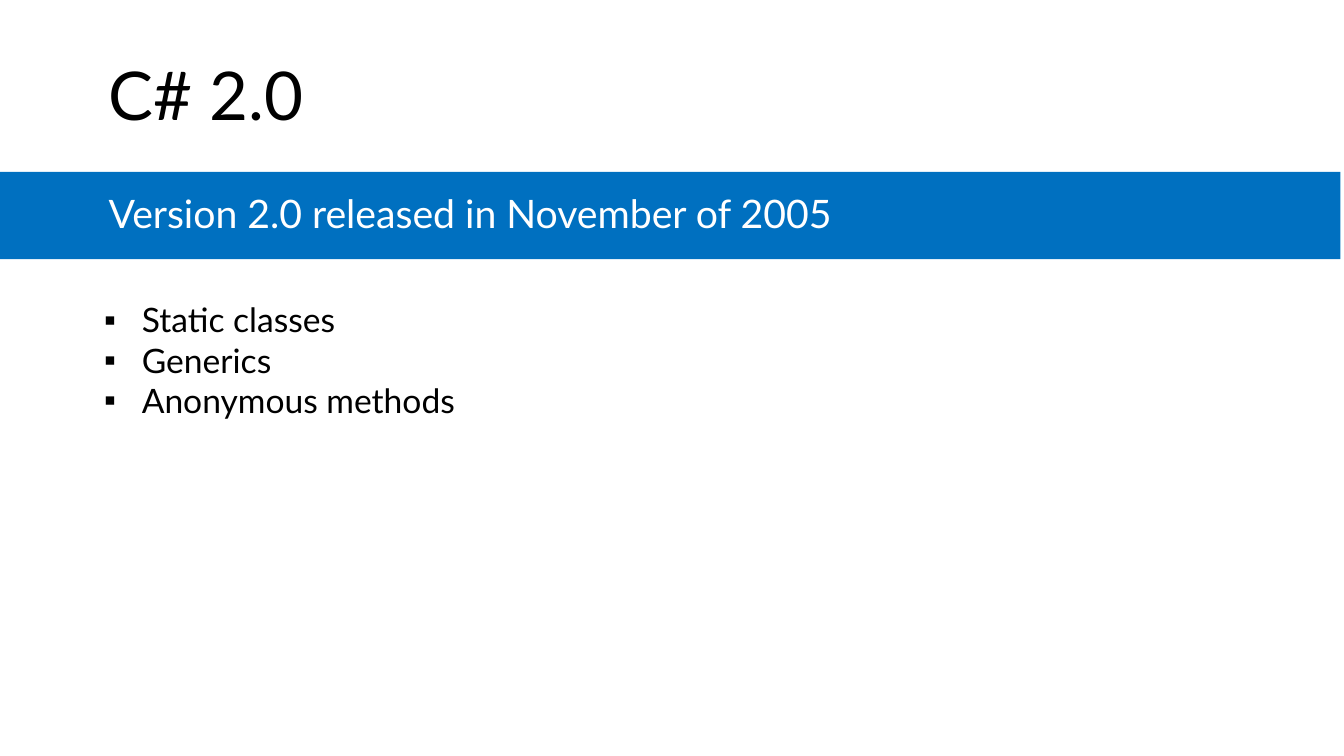
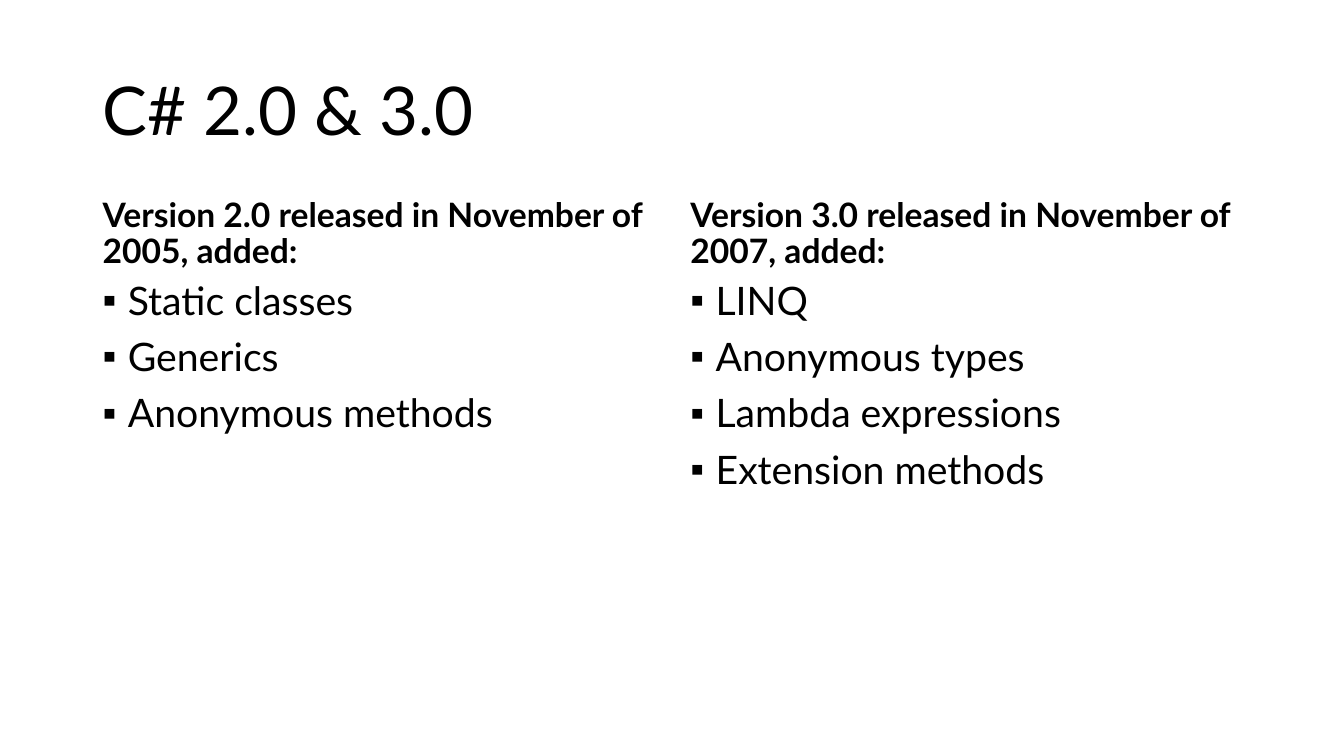
Before and after one commit to microsoft/AcademicContent, a slide deck: slide 29 of Complimentary Course Content/Module3/Lessons/Module3_Lesson03 C# Fundamentals.pptx (slide 10 before the commit). Drawn at 1344x756 pixels with LibreOffice and Linux fonts; fonts in the diff are those of the drawing. Boxes give left, top, right and bottom in pixels: in the first picture for what was removed or moved away, otherwise in the second. Text is boxed around its words. In the diff, an @@ line names an element or a change of style, - is before the commit and + after.

```diff
--- a/Complimentary Course Content/Module3/Lessons/Module3_Lesson03 C# Fundamentals.pptx
+++ b/Complimentary Course Content/Module3/Lessons/Module3_Lesson03 C# Fundamentals.pptx
@@ title at [103, 86, 474, 136]: text changed @@
-C# 2.0
+C# 2.0 & 3.0
@@ rectangle removed at [0, 172, 1341, 260] @@
@@ text "Version 2.0 released in November ..." at [103, 202, 643, 268]: vertical alignment middle to bottom @@
@@ text at [103, 202, 643, 268]: text changed; size 28 to 24 pt; text colour #FFFFFF to #000000; bold on @@
-Version 2.0 released in November of 2005
+Version 2.0 released in November of 2005, added:
@@ text added at [690, 202, 1231, 268], 24 pt, text #000000, bold @@
+Version 3.0 released in November of 2007, added:
@@ text "Static classes": place and size @@
-text "Static classes" at [142, 307, 454, 419]
+text "Static classes" at [128, 286, 493, 434]
@@ text "Static classes" at [128, 286, 493, 434]: size 24 to 28 pt; indent changed; line spacing 1 to 0.9; more space between paragraphs; vertical alignment middle to top @@
@@ text added at [716, 286, 1061, 485], 28 pt, text #000000 @@
+▪ LINQ
+▪ Anonymous types
+▪ Lambda expressions
+▪ Extension methods
```
Also in this commit, not shown: 2 other slides changed, 3 slides removed, 9 other files.
